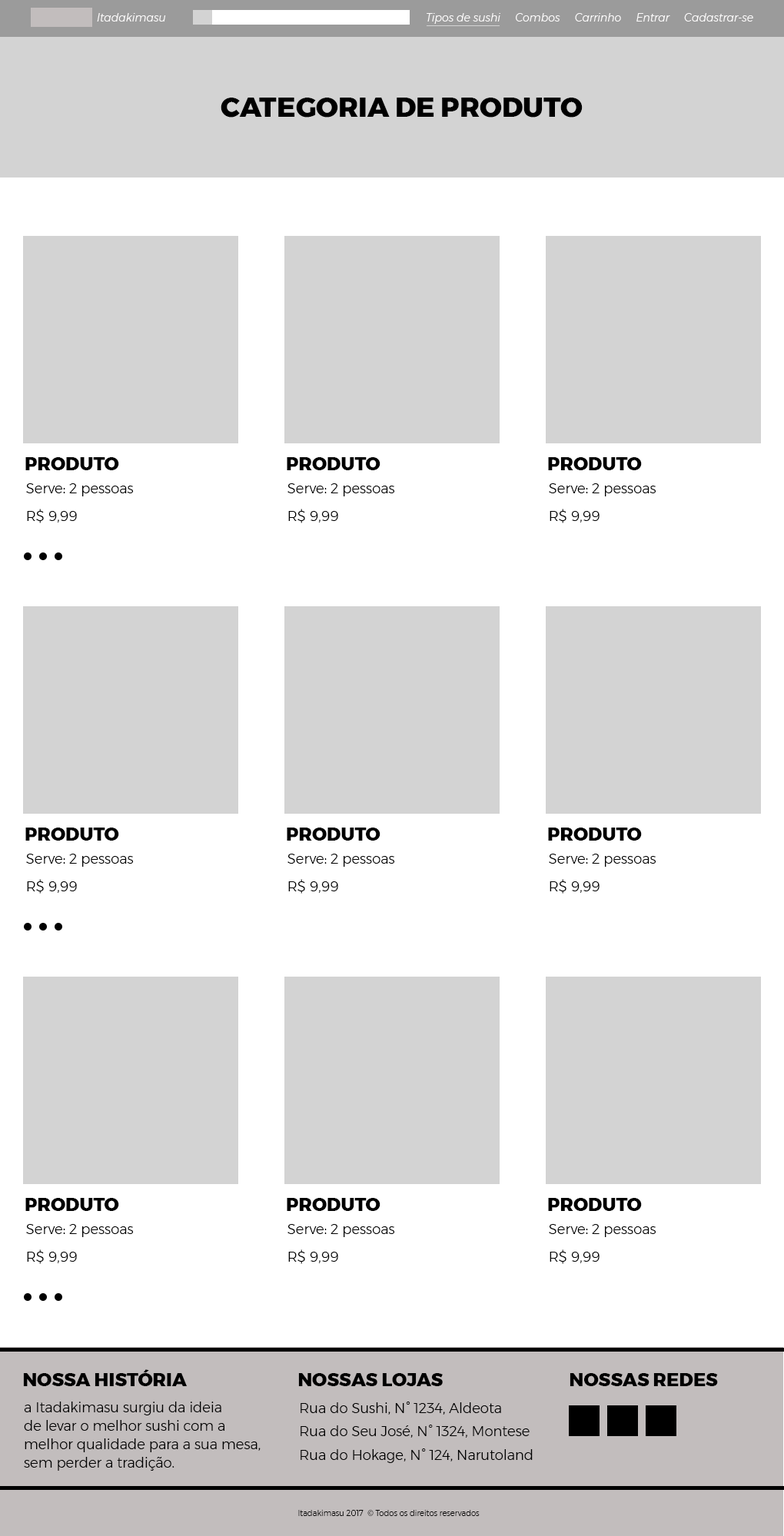
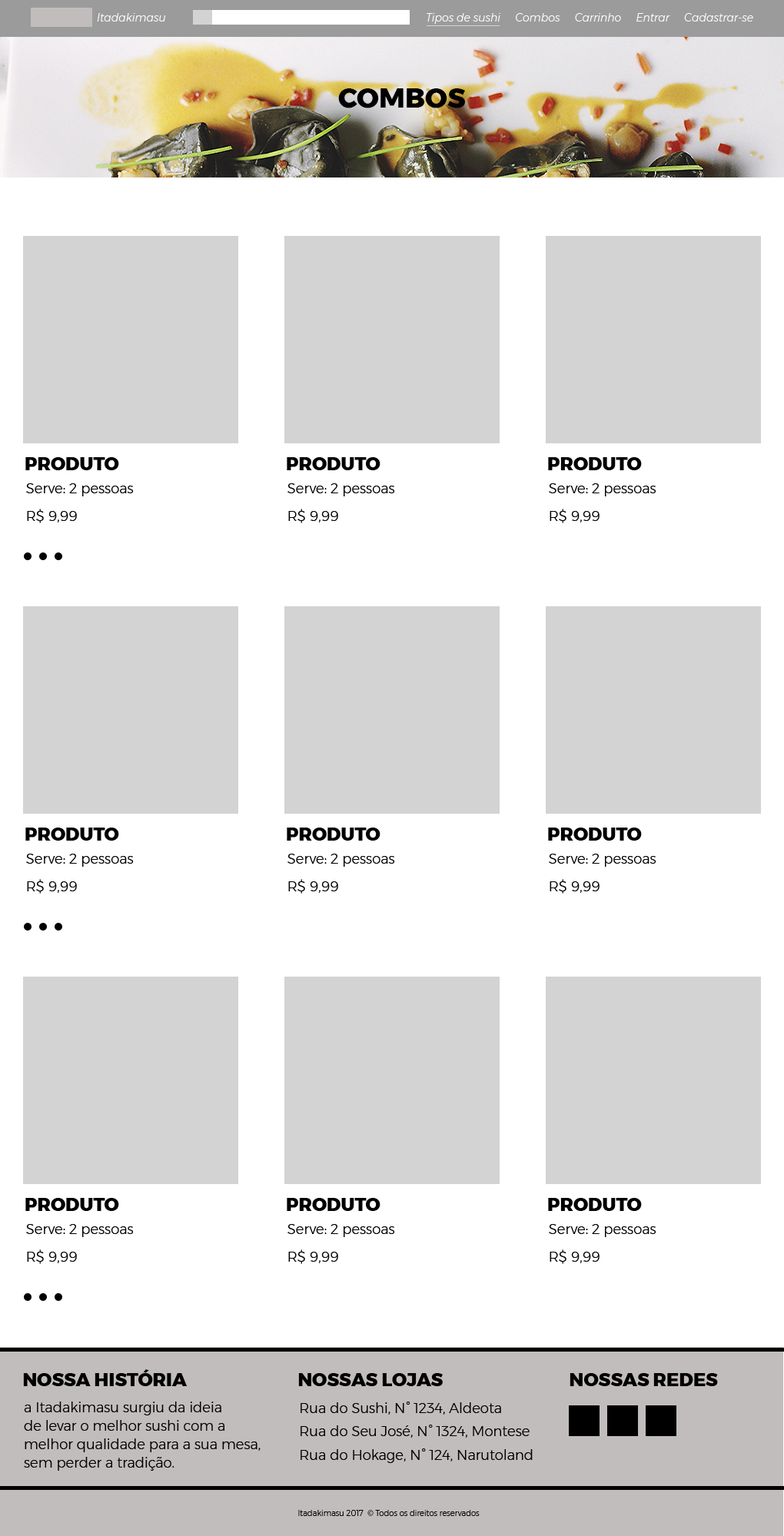
Revision of a layered w=784, h=1536 image; what changed, layer by layer:
renamed "Categoria de produto" to "Combos.jpg8", painted on it over [0, 36, 784, 178]
removed layer "Rectangle 6" from group "carrousel" over [0, 36, 784, 178]
